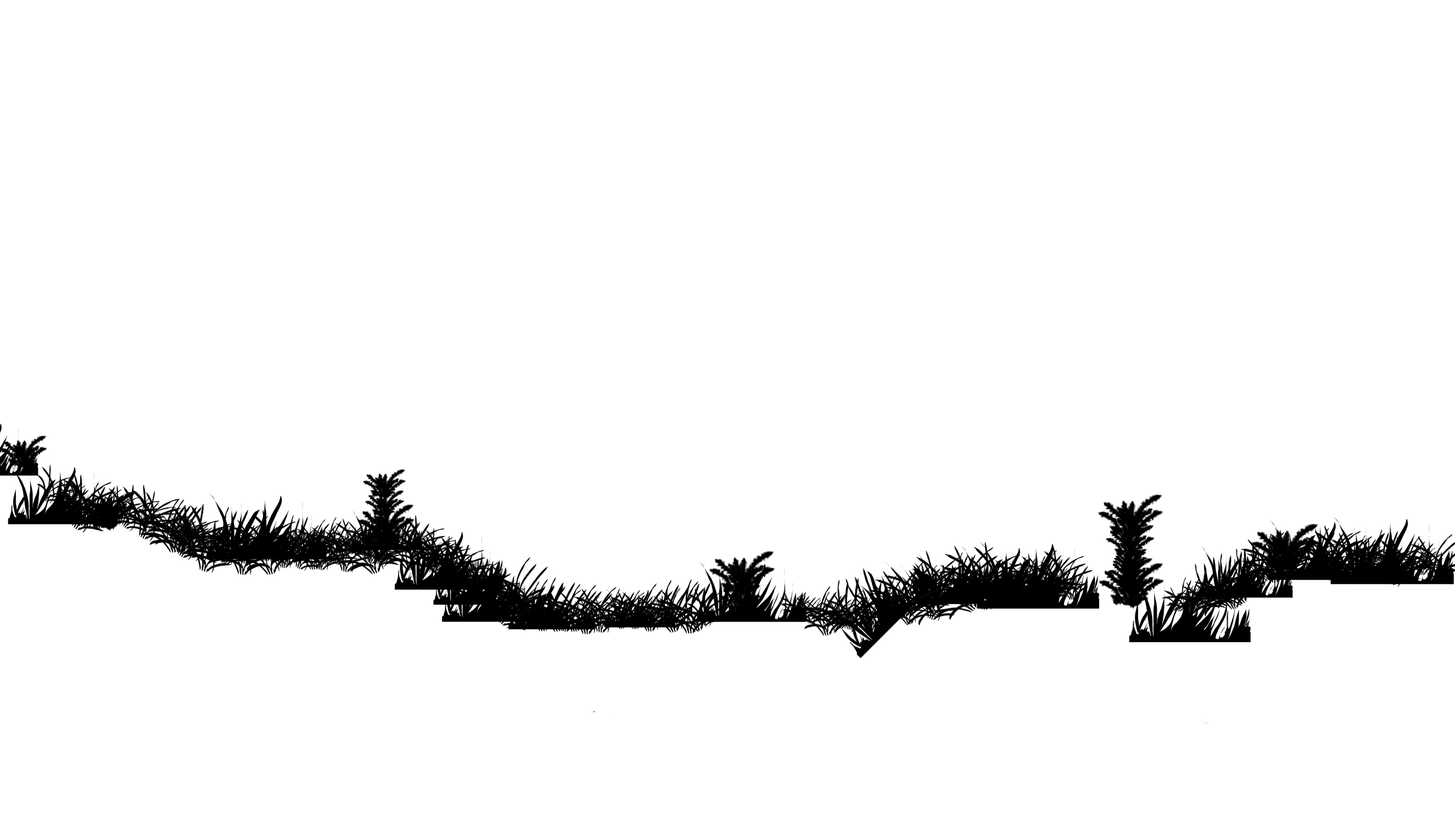
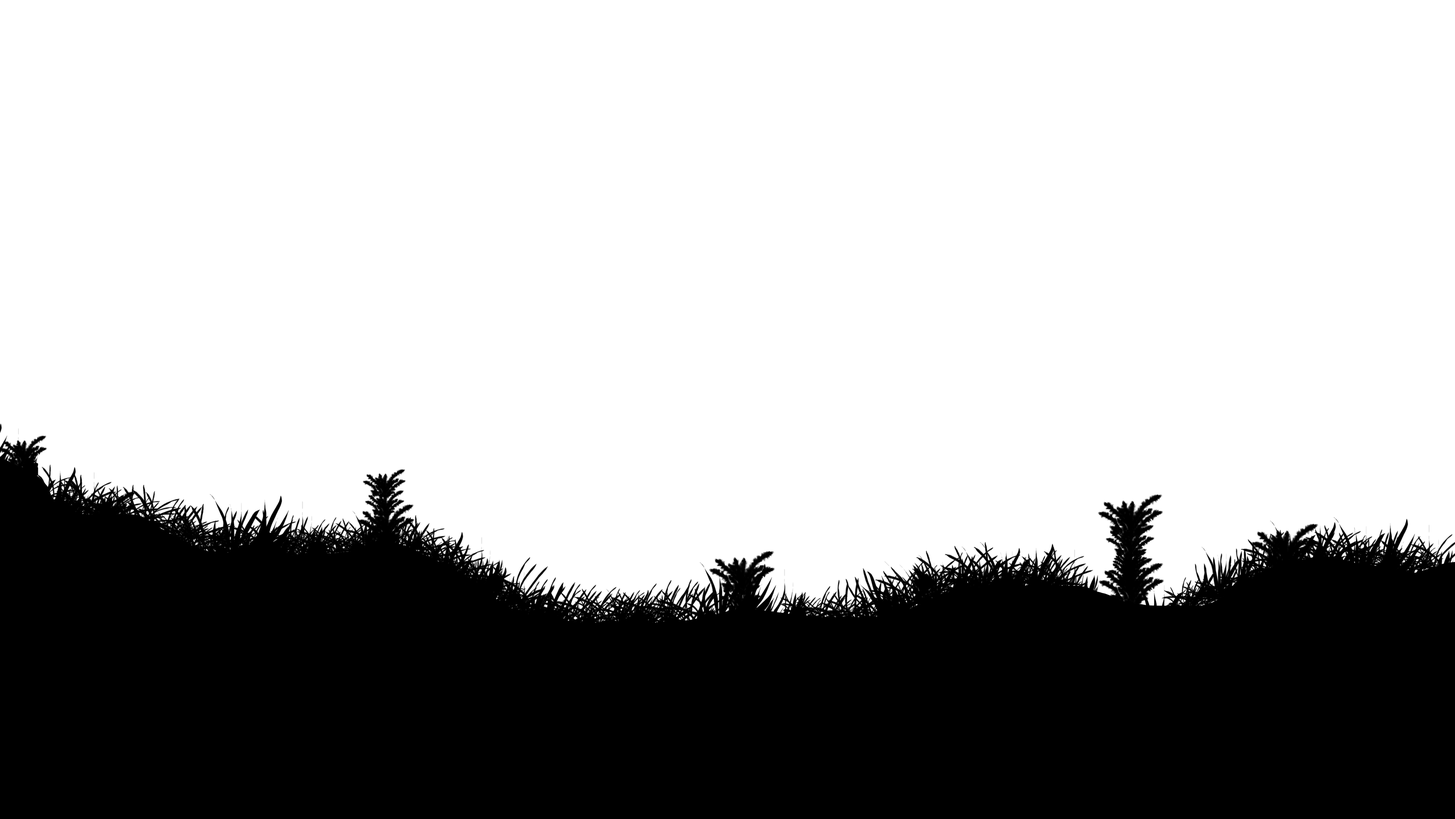
Revision of a layered (1455, 819) image; what changed, layer by layer:
painted on "Layer 2" over [0, 456, 1455, 819]
